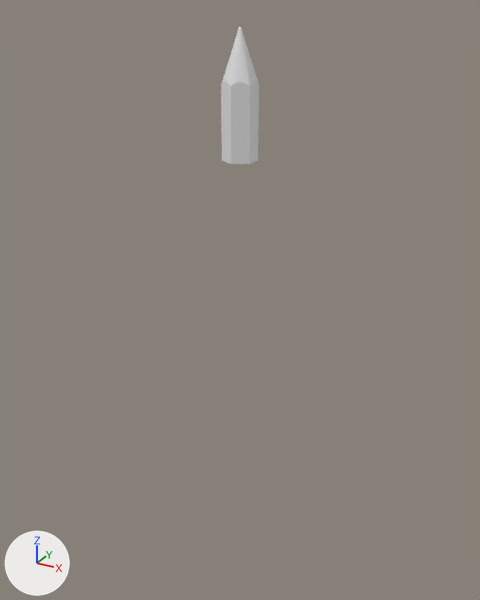
The Blender file pencil/pencil.blend: old version first, new version second.
Rendered twice from a 50 mm lens placed at (4.42, -8.03, 1.93), pointed at (-0.13, 0.23, -2.21). The lights are fixed; the arrows at lower left show +X, +Y and +Z. The older version comes first.
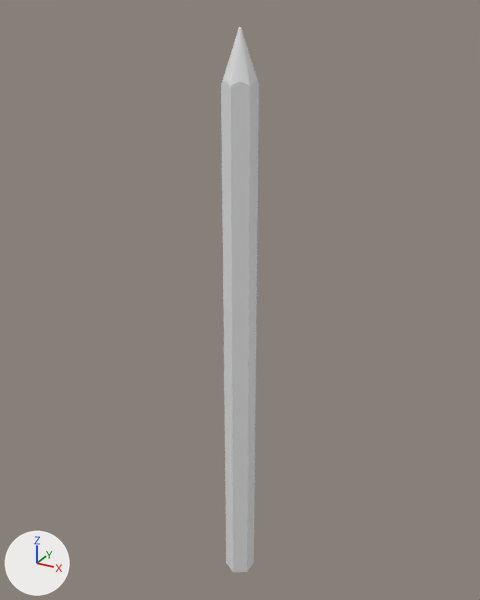
The newer file is also turned or shifted as a whole; pictures and numbers use the older file's frame.

The edits, one by one:
me_circle is used by ob_circle; location (0.0, 0.0, 0.0).
me_circle had 289 vertices, 288 faces and spanned x -0.22..0.22, y -0.25..0.25, z 0.0..1.7.
me_circle now has 289 vertices, 288 faces and spans x -0.22..0.22, y -0.25..0.25, z -7.3..1.7.
me_circle part 1: all 36 vertices in x -0.22..0.22, y -0.25..0.25, z 0.0 are moved by (0.0, 0.0, -7.3).

What differs and where, as boxes (x1, y1, x2, y2) in the pictures (480 x 600 px; the box of a moved part takes in the faces that stretch with it):
'Circle', reshaped (296% taller)
    before: (221, 27, 259, 164)
    after: (221, 27, 259, 572)
part 1 of me_circle, moved or reshaped
    before: (222, 158, 258, 164)
    after: (222, 158, 258, 572)
